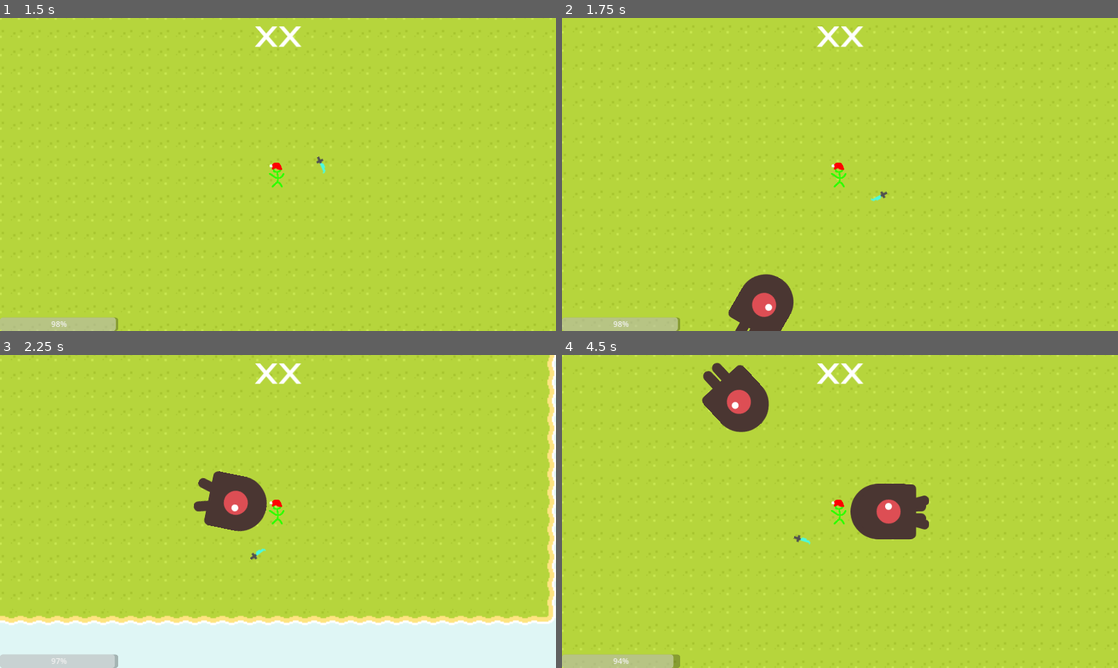
Above: before the commit, frames 1-4 (two rows, left to right).
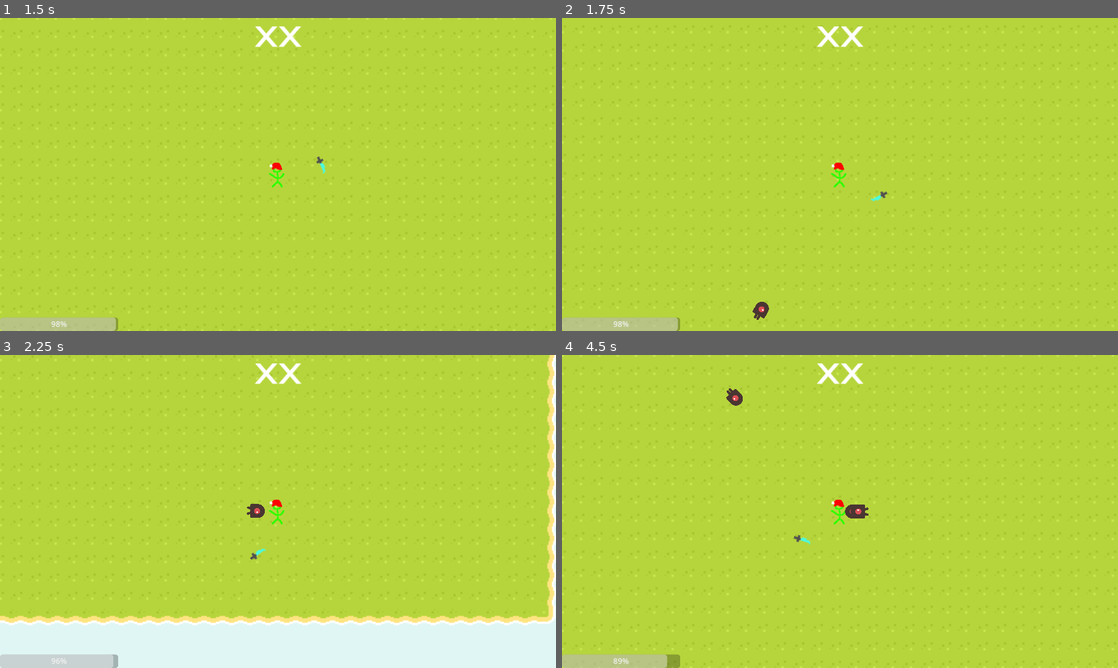
Above: after the commit, the same moments.

Repository: Shmupette/ChristmasProject
Game: Godot game, scene res://scenes/main_scene.tscn
The game is run twice, just before and just after one commit, with the same random seed, the same clock (stepped at 60 frames per second) and the same inputs.
Inputs:
- Up to frame 1 (1.5 s): hold D (right) 0.53-1.28 s; hold F (damageTest) 0.53-1.28 s; hold S (down) from 1.28 s (still down); tap F (damageTest) at 1.35 s
- Up to frame 2 (1.75 s): keep holding S (down)
- Up to frame 3 (2.25 s): release S (down) at 2.03 s; hold D (right) from 2.03 s (still down); hold F (damageTest) from 2.03 s (still down)
- Up to frame 4 (4.5 s): release D (right) at 2.78 s; release F (damageTest) at 2.78 s; hold W (up) 2.78-3.53 s; tap F (damageTest) at 2.85, 4.35 s; hold F (damageTest) 3.53-4.28 s; hold A (left) from 3.53 s (still down)

Frame 1 is identical in both runs. In frame 2, 1.6% of the frame differs, in the area x 29-42%, y 81-100%; in frame 3, 1.8%; in frame 4, 4.0%, in the area x 9-66%, y 2-100%.

Commit message:
refined collision, added damage to player

Diff:
--- a/scenes/enemy.tscn
+++ b/scenes/enemy.tscn
@@ -36,6 +36,7 @@
 height = 72.0
 
 [node name="Mob" type="Area2D"]
+scale = Vector2(0.25, 0.25)
 script = ExtResource("1_fe2un")
 
 [node name="AnimatedSprite2D" type="AnimatedSprite2D" parent="."]
@@ -46,3 +47,9 @@
 [node name="CollisionShape2D" type="CollisionShape2D" parent="."]
 position = Vector2(3, 0)
 shape = SubResource("CapsuleShape2D_a15jk")
+
+[node name="attacktimer" type="Timer" parent="."]
+one_shot = true
+
+[connection signal="body_entered" from="." to="." method="_on_body_entered"]
+[connection signal="body_exited" from="." to="." method="_on_body_exited"]
--- a/scenes/protag.tscn
+++ b/scenes/protag.tscn
@@ -19,4 +19,4 @@
 [node name="Camera2D" type="Camera2D" parent="."]
 zoom = Vector2(2.375, 2.375)
 
-[node name="WeaponPivot" type="Node2D" parent="."]
+[node name="weaponPivot" type="Node2D" parent="."]
--- a/scripts/enemy.gd
+++ b/scripts/enemy.gd
@@ -1,17 +1,23 @@
 extends Area2D
 class_name  Enemy
+@onready var attacktimer = $attacktimer
 var protag = null
 var movementSpeed = 500
 
 # Called when the node enters the scene tree for the first time.
 func _ready():
+
 	var mob_types = $AnimatedSprite2D.sprite_frames.get_animation_names()
 	$AnimatedSprite2D.play(mob_types[randi() % mob_types.size()])
 
 func _physics_process(delta):
 	look_at(protag.position)
-	if position.distance_to(protag.position) > 50:
+	if position.distance_to(protag.position) > 20:
 		position = position.move_toward(Vector2(protag.position), delta * movementSpeed)
+	elif attacktimer.is_stopped():
+		attacktimer.start()
+		protag.takeDamage(1)
+
 
 func _process(delta):
 	pass
--- a/scripts/protag.gd
+++ b/scripts/protag.gd
@@ -6,7 +6,7 @@
 const HUD = preload("res://scenes/HUD.tscn")
 var hud = null
 const WEAPON = preload("res://scenes/weapon.tscn")
-@onready var weapon_pivot = $WeaponPivot
+@onready var weapon_pivot = $weaponPivot
 
 func _ready():
 	hud = HUD.instantiate()
@@ -28,6 +28,9 @@
 		health -= 1
 		print("HEALTH:",health)
 
+func takeDamage(damage):
+	health -= damage
+
 func giveWeapon():
 	var weapon = WEAPON.instantiate()
 	weapon.setPlayer(self)
